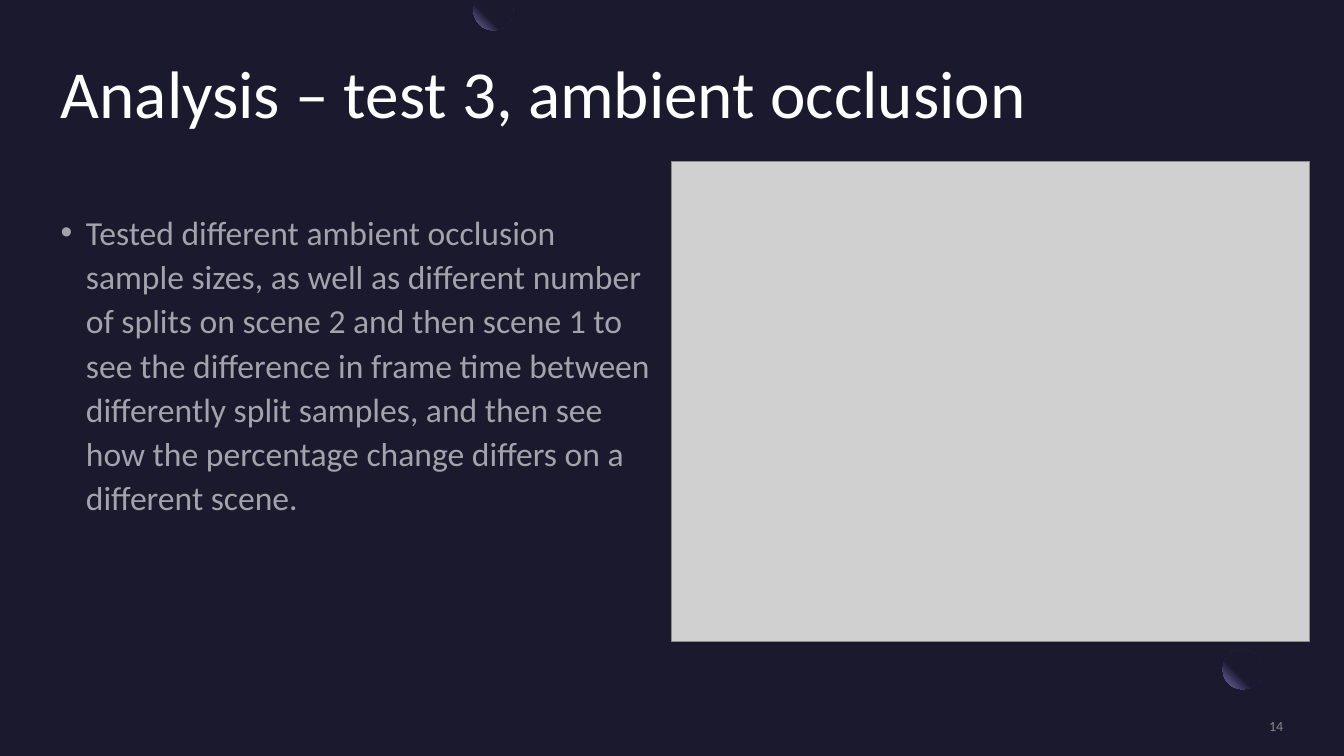
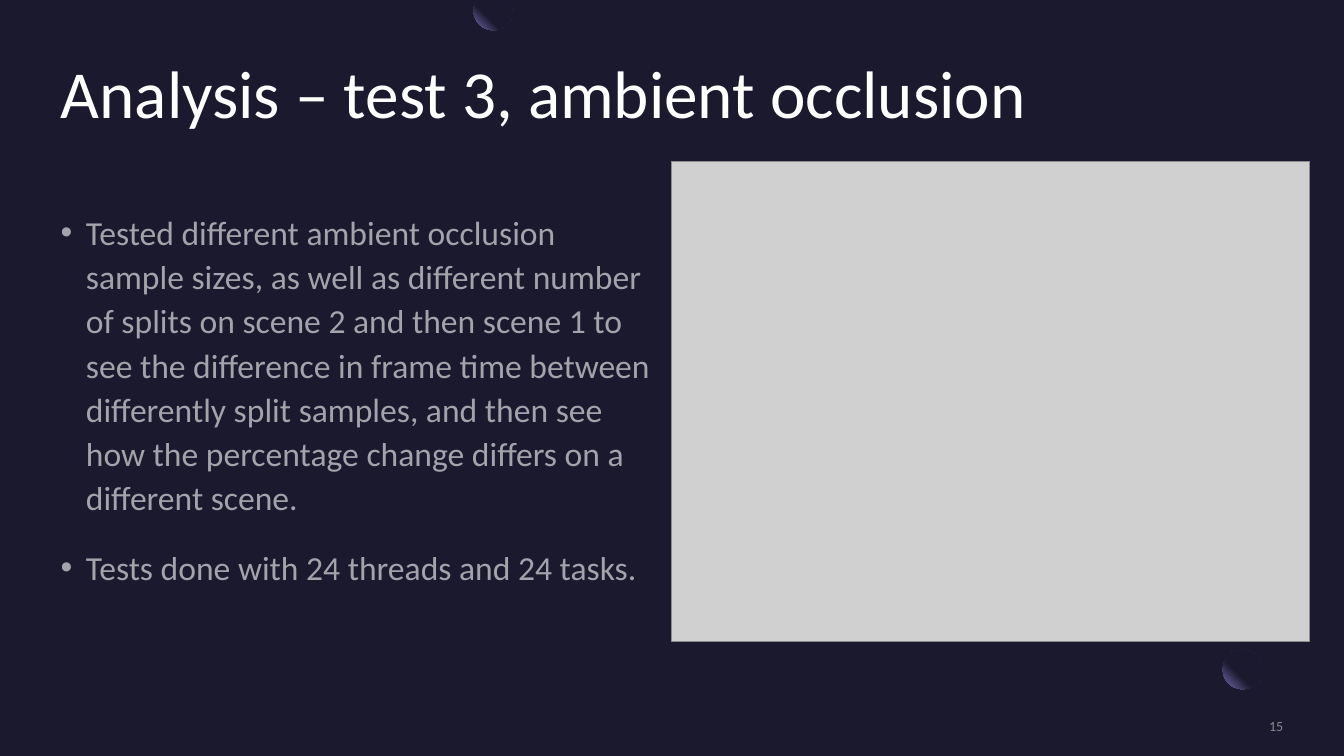
Before and after one commit to jtothec67/Ray-tracer, a slide deck: slide 15 of Presentation Title.pptx (slide 14 before the commit). Drawn at 1344x756 pixels with LibreOffice and Linux fonts; fonts in the diff are those of the drawing; grey boxes stand for pictures. Boxes give left, top, right and bottom in pixels: in the first picture for what was removed or moved away, otherwise in the second. Text is boxed around its words. In the diff, an @@ line names an element or a change of style, - is before the commit and + after.

```diff
--- a/Presentation Title.pptx
+++ b/Presentation Title.pptx
@@ text at bbox=[86, 557, 637, 580]: paragraph added @@
+• Tests done with 24 threads and 24 tasks.
@@ page number at bbox=[1269, 722, 1283, 731]: text changed @@
-14
+15
```
Also in this commit, not shown: 13 other slides changed, 1 slide added, 1 slide removed, 14 other files.
